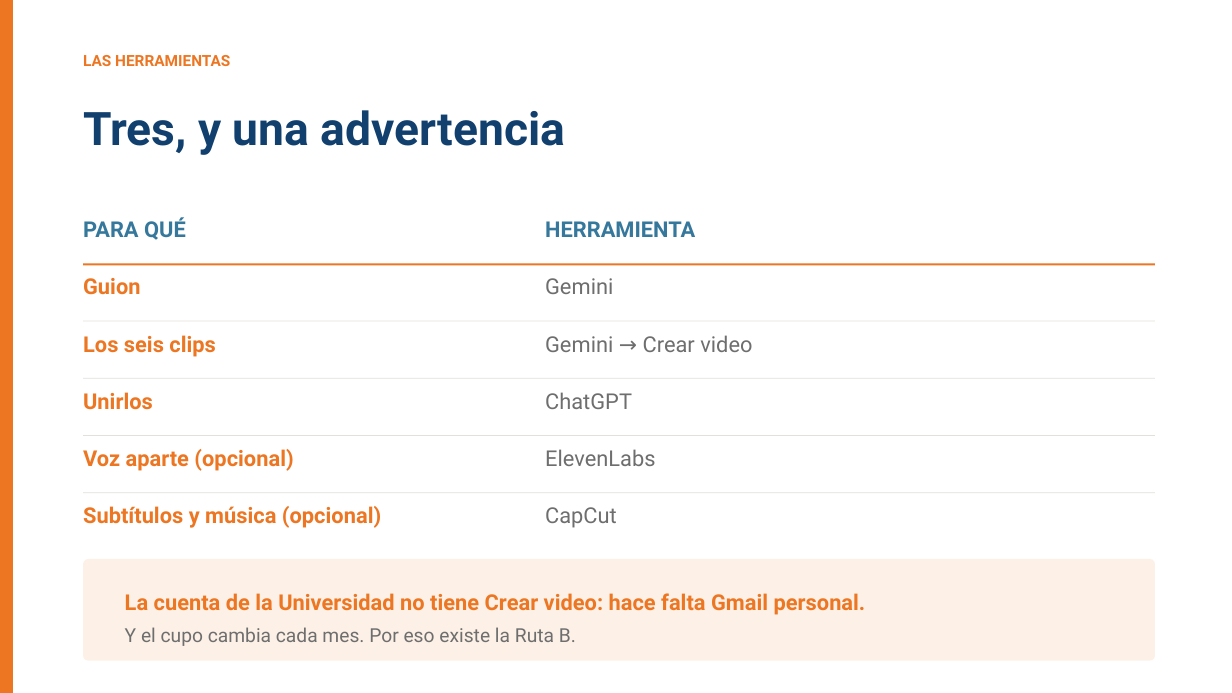
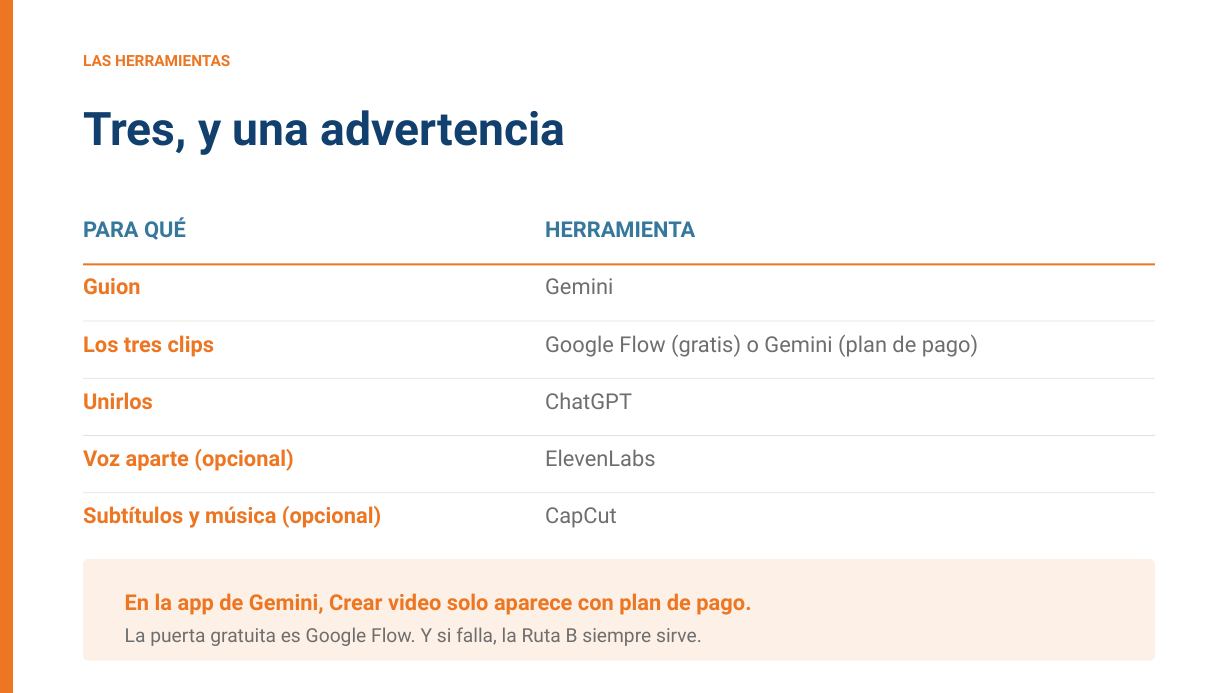
Before and after one commit to BioAITeamLearning/IntroInfo_2026_02_Ucaldas, a slide deck: slide 4 of _static/sesion06/S06_audio_imagen_video.pptx. Drawn at 1232x693 pixels with LibreOffice and Linux fonts; fonts in the diff are those of the drawing. Boxes give left, top, right and bottom in pixels: in the first picture for what was removed or moved away, otherwise in the second. Text is boxed around its words. In the diff, an @@ line names an element or a change of style, - is before the commit and + after.

```diff
--- a/_static/sesion06/S06_audio_imagen_video.pptx
+++ b/_static/sesion06/S06_audio_imagen_video.pptx
@@ text at box(83, 335, 215, 357): text changed @@
-Los seis clips
+Los tres clips
@@ text at box(545, 335, 978, 357): text changed @@
-Gemini → Crear video
+Google Flow (gratis) o Gemini (plan de pago)
@@ text at box(125, 593, 751, 646): text changed; size 17 to 15 pt; text colour #ED7623 to #6E6E6E; bold off @@
-La cuenta de la Universidad no tiene Crear video: hace falta Gmail personal.
-Y el cupo cambia cada mes. Por eso existe la Ruta B.
+En la app de Gemini, Crear video solo aparece con plan de pago.
+La puerta gratuita es Google Flow. Y si falla, la Ruta B siempre sirve.
```
Also in this commit, not shown: 11 other slides changed, 2 other files.
